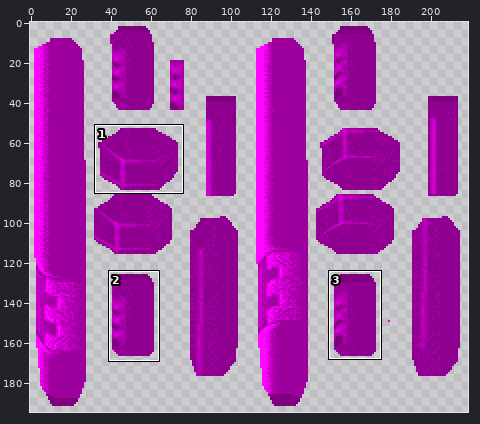
A sprite sheet gets an edit: qw/textures/models/g_rock_0.png. The picture above shows the old version from afar; the outline marks the close-up.
Close-up. Before:
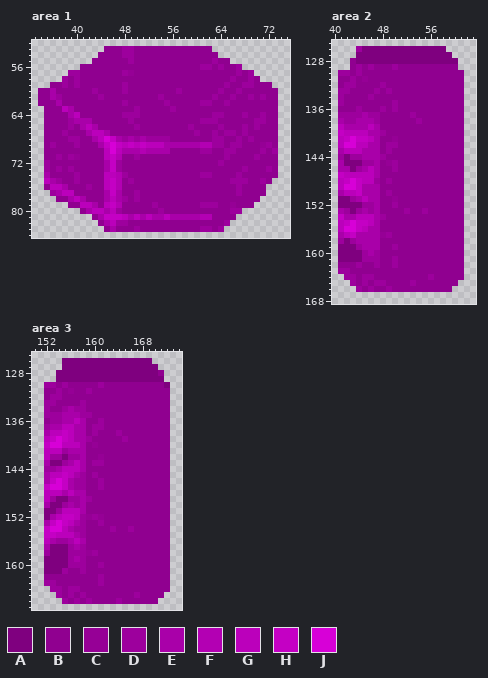
The file is 224x195 pixels. Colours within 5 levels of each other are drawn and written as one. Shown: area 1: x 33..75, y 52..84; area 2: x 40..63, y 125..168; area 3: x 150..174, y 125..167. The wide view leaves out empty margins. The commit also changed other parts of the picture, which this record leaves out.
Palette (. is transparent): A #7f007f  B #900090  C #960096  D #9d009d  E #a900a9  F #b300b3  G #bb00bb  H #c400c4  J #d700d7
The same view after the edit:
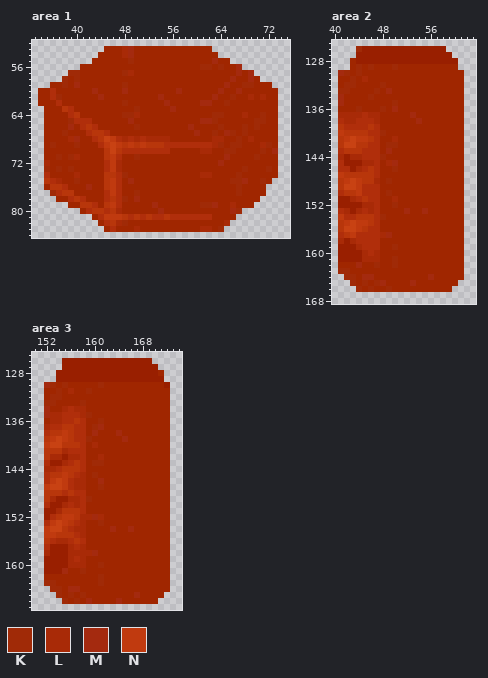
Colours new in this view: K #a02a07  L #a82a07  M #a42a0f  N #c03a0f
Difference:
colour A: #7f007f -> #991f00
colour B: #900090 -> #a02600
colour E: #a900a9 -> #b02e0b
colour G: #bb00bb -> #b8360b
colour J: #d700d7 -> #c84213
Changed rows in their new state; - is a pixel that keeps its letter.
Area 1:
first column x 35:
53 -------------LM------------------------
54 -------------LM------------------------
55 --------------K-------------M----------
56 --------------------------KK-K--M------
57 ----KK-------KL-----------------M-M----
58 ---K-K-------------------------M--M----
59 ---K-M-------K----------------M--KK----
60 --------M----M--------M------M--M------
61 --K------M---------M--------M--K--L-L--
62 -------------K------M-----MM--K--------
63 ---------------K-----M-----------------
64 -------------KKL------------KK---L--K--
65 ----K---------M-----------MMK------KK--
66 ----M----------K--------M----K---K-K---
67 ---K---------------------M--K-MK-K-----
68 ----LM-----N-L-L-LLLL-------LL--K-L----
69 -K---K----N-N-N-N---------EELK-KK---LK-
70 ----------------E---------LL--KK----K-M
71 --K-KL-----NE--K--------------M----K---
72 L----------NL----------------M---------
73 K-K-K------NL--------------------K---K-
74 -----L------EK------------LL----K------
75 --L--K-----NE-M----------------KKM--K--
76 -------M---NE-------------------K------
77 -K---------N---K----------------K------
78 -------------K-M-----------------------
79 -----------NE-----M-------KKM--L-------
80 ------------L------M-----------MK------
81 ----------NNN-------------EE-----------
82 ------------LK----------------L--------
83 ---------------L----------LL-K---------
Area 2:
first column x 41:
126 ---K------------
129 ---K-K---K------
130 MK-K------------
131 --K-L-----------
132 -KK----K--------
133 KK----K-M-------
134 M----K----------
135 M--------K------
136 ---K---K-M------
137 LLLL-LL-----M---
138 -LL---L------M--
140 N------K--------
141 -N-NN----L------
142 --------KK------
143 --------M-------
144 L-LL---K--------
145 ----LL--LM------
146 ---L-----K------
147 N---------------
148 -N-N--L-K-------
149 ---N------------
150 ---N----K-------
151 --L------L------
152 ----LL---K------
153 -L-L-L-----M--M-
154 N------K--------
155 -N-NN-----------
156 ---N------------
157 --N----LM-------
158 L-L-------------
159 ---L-----K------
160 ----L-L---------
161 ----LLL--K------
162 ---M--K--K------
163 KK--------------
164 -KK-MM---------M
165 --K-K-KM----M---
166 ---K-K--K-------
Area 3:
first column x 152:
130 MK-K-----K------
131 --K-L--K--------
132 -KK-------------
133 KK----K---------
134 M--L-LL---------
135 MLL---LK--------
136 -LL------K------
137 L-------KM------
138 ---N----M---M---
139 -N-N---K-----M--
140 N-------L-------
141 ---L------------
142 -LL-LL---L------
143 ---L----KK------
144 LL--------------
145 ---N--L-K-------
146 -N-N-LL--M------
147 N--N-LL--K------
149 -L--LL-K--------
150 ---L-L----------
151 --L-------------
152 ---NN-LLML------
153 -N-N--L--K------
154 N----LL----M--M-
155 NN----L---------
156 --LL------------
157 ----L-L---------
158 L---LLLLM-------
159 ----L-L---------
160 ----LLL--K------
161 ---M--K---------
162 ---------K------
163 KK-------K------
164 -KK-MM----------
165 --K-K-K--------M
166 ---K-K-M----M---
